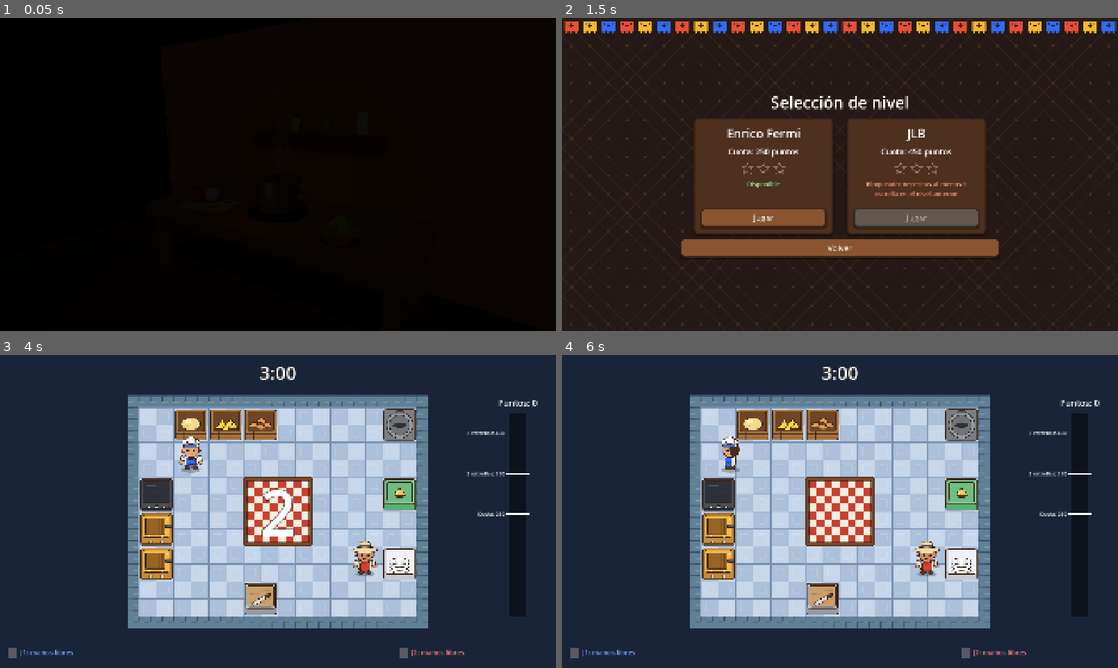
Above: before the commit, frames 1-4 (two rows, left to right).
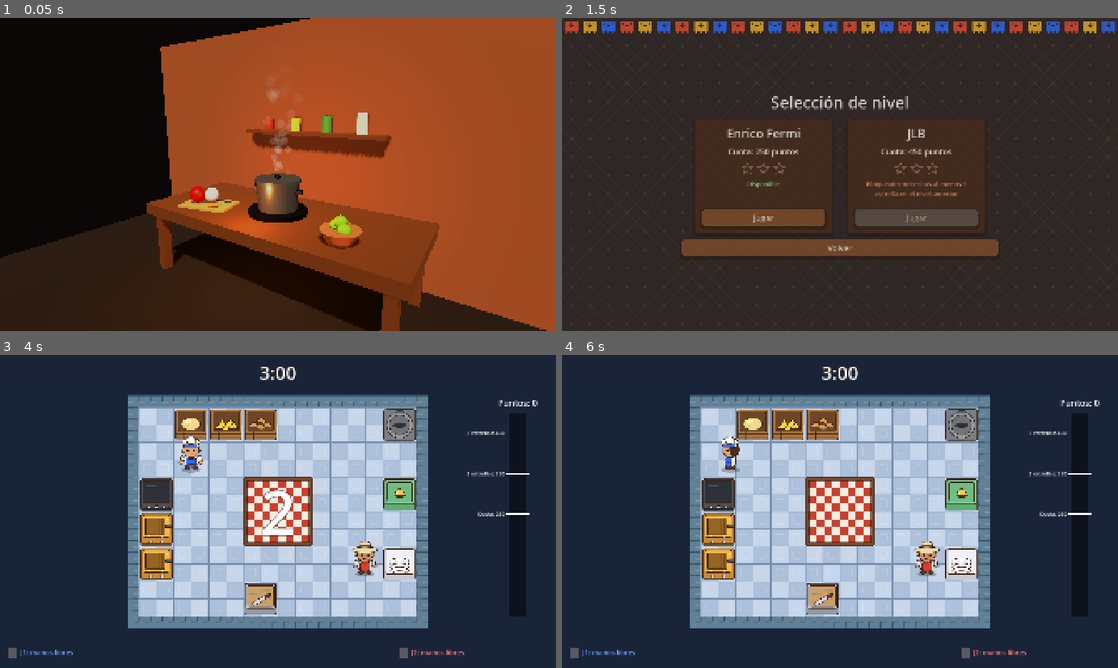
Above: after the commit, the same moments.

Repository: Penteo/traditional-kitchen
Game: Godot game, scene res://scenes/main/main.tscn
The game is run twice, just before and just after one commit, with the same random seed, the same clock (stepped at 60 frames per second) and the same inputs.
Inputs (mouse positions are in pixels of both pictures, inside the frame that each line leads up to):
- Up to frame 1 (0.05 s): no input
- Up to frame 2 (1.5 s): tap Enter (ui_accept) at 0.5, 0.77 s; move the mouse to (962, 158) at 0.52 s; hold D (j1_derecha) 0.53-1.25 s; tap F (j1_interactuar) at 0.6 s; click (962, 158) at 0.67 s; click "Jugar" at 1.25 s
- Up to frame 3 (4 s): click "Jugar" at 2 s; tap Enter (ui_accept) at 2.75, 3.02, 3.5 s; move the mouse to (166, 527) at 2.77 s; hold S (j1_abajo) 2.78-3.53 s; tap G (j1_procesar) at 2.85 s; click (166, 527) at 2.92 s; move the mouse to (333, 442) at 3.52 s; hold D (j1_derecha) from 3.53 s (still down); tap . (j2_interactuar) at 3.6 s; click (333, 442) at 3.67 s
- Up to frame 4 (6 s): move the mouse to (812, 574) at 4.27 s; release D (j1_derecha) at 4.28 s; hold W (j1_arriba) 4.28-5.03 s; tap / (j2_procesar) at 4.35 s; click (812, 574) at 4.42 s; tap Enter (ui_accept) at 4.52, 5.27, 5.75 s; move the mouse to (1006, 558) at 5.02 s; hold A (j1_izquierda) from 5.03 s (still down); tap T at 5.1 s; click (1006, 558) at 5.17 s; move the mouse to (673, 464) at 5.77 s; tap 1 at 5.85 s; click (673, 464) at 5.92 s

The runs differ from the first frame. In frame 1, 75% of the frame differs, in the area x 0-100%, y 0-100%; in frame 2, 6.2%; in frame 3, 0.2%; in frame 4, less than 0.1%.

Commit message:
feat: efectos visuales (vapor, humo, chispas, puntos flotantes, polvo, fundidos)

Diff:
--- a/scripts/vista/chef_view.gd
+++ b/scripts/vista/chef_view.gd
@@ -22,6 +22,7 @@
 
 var _chef: Chef = null
 var _sprite: AnimatedSprite2D = null
+var _polvo: CPUParticles2D = null
 var _tiempo: float = 0.0
 var _parpadeo: float = 0.0
 var _direccion_dibujada: Chef.Direccion = Chef.Direccion.ABAJO
@@ -101,6 +102,7 @@
 					push_warning("ChefView: falta %s, se usa el dibujo provisional." % ruta)
 					return
 				frames.add_frame(nombre, load(ruta) as Texture2D)
+	_crear_polvo()
 	_sprite = AnimatedSprite2D.new()
 	_sprite.sprite_frames = frames
 	_sprite.scale = Vector2(ESCALA_SPRITE, ESCALA_SPRITE)
@@ -131,6 +133,27 @@
 	# Accion invalida: el chef sacude la cabeza de lado a lado.
 	var temblor := sin(_tiempo * 60.0) * 3.0 if _parpadeo > 0.0 else 0.0
 	_sprite.position = POSICION_SPRITE + Vector2(temblor, 0.0)
+	_polvo.emitting = _se_mueve()
+
+
+## Polvo bajo los pies mientras el chef camina.
+func _crear_polvo() -> void:
+	_polvo = CPUParticles2D.new()
+	_polvo.position = Vector2(0.0, 30.0)
+	_polvo.show_behind_parent = true
+	_polvo.texture = EfectosVisuales.textura("particula.png")
+	_polvo.emitting = false
+	_polvo.amount = 10
+	_polvo.lifetime = 0.45
+	_polvo.direction = Vector2(0.0, -1.0)
+	_polvo.spread = 70.0
+	_polvo.gravity = Vector2.ZERO
+	_polvo.initial_velocity_min = 10.0
+	_polvo.initial_velocity_max = 30.0
+	_polvo.scale_amount_min = 0.12
+	_polvo.scale_amount_max = 0.3
+	_polvo.color = Color(0.82, 0.7, 0.52, 0.55)
+	add_child(_polvo)
 
 
 func _vista_actual() -> String:
--- /dev/null
+++ b/scripts/vista/efectos_visuales.gd
@@ -0,0 +1,180 @@
+class_name EfectosVisuales
+extends Node2D
+## Efectos de la partida: vapor y humo en las estaciones que cocinan, migas al cortar y chispas con
+## puntos flotantes al ganar o perder puntos. Solo escucha senales: no cambia nada de la logica.
+
+const CARPETA_ARTE: String = "res://assets/art/efectos/"
+const COLOR_GANA: Color = Color(1.0, 0.92, 0.45)
+const COLOR_PIERDE: Color = Color(1.0, 0.42, 0.38)
+const CONTORNO: Color = Color(0.15, 0.09, 0.06)
+
+static var _cache: Dictionary = {}
+
+var _barra: Estacion = null
+
+
+## Textura de particula (null si falta el PNG; las particulas se dibujan entonces como cuadritos).
+static func textura(nombre: String) -> Texture2D:
+	if _cache.has(nombre):
+		return _cache[nombre] as Texture2D
+	var ruta := CARPETA_ARTE + nombre
+	var cargada: Texture2D = null
+	if ResourceLoader.exists(ruta):
+		cargada = load(ruta) as Texture2D
+	_cache[nombre] = cargada
+	return cargada
+
+
+func vincular(sesion: GameSession, estaciones: Array[Estacion]) -> void:
+	for estacion in estaciones:
+		if estacion is BarraEntrega:
+			_barra = estacion
+		var coccion := estacion as EstacionCoccion
+		if coccion != null:
+			_preparar_vapor(coccion)
+		var tabla := estacion as TablaCortar
+		if tabla != null:
+			tabla.corte_iniciado.connect(_migas.bind(tabla))
+	sesion.puntuacion.puntaje_cambiado.connect(_al_cambiar_puntaje)
+
+
+# --- Vapor y humo de las estaciones de coccion ----------------------------------------------
+
+func _preparar_vapor(coccion: EstacionCoccion) -> void:
+	var emisor := _emisor(coccion.position + Vector2(0.0, -20.0), "particula.png")
+	emisor.emitting = false
+	emisor.direction = Vector2(0.0, -1.0)
+	emisor.spread = 25.0
+	emisor.gravity = Vector2(0.0, -20.0)
+	emisor.color_ramp = _rampa(0.25)
+	coccion.estado_cambiado.connect(_al_cambiar_estado.bind(coccion, emisor))
+	_ajustar_vapor(emisor, coccion.estado)
+
+
+func _al_cambiar_estado(nuevo: EstacionCoccion.Estado, coccion: EstacionCoccion, emisor: CPUParticles2D) -> void:
+	_ajustar_vapor(emisor, nuevo)
+	if nuevo == EstacionCoccion.Estado.LISTO:
+		_destello(coccion.position + Vector2(0.0, -10.0), Color(1.0, 0.95, 0.7), 8)
+
+
+func _ajustar_vapor(emisor: CPUParticles2D, estado: EstacionCoccion.Estado) -> void:
+	match estado:
+		EstacionCoccion.Estado.VACIA:
+			emisor.emitting = false
+			return
+		EstacionCoccion.Estado.PROCESANDO:
+			_configurar_vapor(emisor, 6, 1.4, 20.0, 35.0, 0.5, 0.9, Color(1.0, 1.0, 1.0, 0.7))
+		EstacionCoccion.Estado.LISTO:
+			_configurar_vapor(emisor, 10, 1.4, 30.0, 50.0, 0.6, 1.0, Color(1.0, 0.95, 0.75, 0.85))
+		EstacionCoccion.Estado.PELIGRO:
+			_configurar_vapor(emisor, 14, 0.9, 40.0, 70.0, 0.6, 1.0, Color(0.6, 0.6, 0.62, 0.9))
+		EstacionCoccion.Estado.QUEMADO:
+			_configurar_vapor(emisor, 14, 1.8, 35.0, 60.0, 0.8, 1.4, Color(0.14, 0.12, 0.12, 0.95))
+	emisor.emitting = true
+
+
+func _configurar_vapor(emisor: CPUParticles2D, cantidad: int, vida: float, v_min: float, v_max: float, e_min: float, e_max: float, color: Color) -> void:
+	emisor.amount = cantidad
+	emisor.lifetime = vida
+	emisor.initial_velocity_min = v_min
+	emisor.initial_velocity_max = v_max
+	emisor.scale_amount_min = e_min
+	emisor.scale_amount_max = e_max
+	emisor.color = color
+
+
+# --- Migas, chispas y puntos flotantes ------------------------------------------------------
+
+func _migas(tabla: TablaCortar) -> void:
+	var emisor := _emisor(tabla.position + Vector2(0.0, -10.0), "particula.png")
+	emisor.one_shot = true
+	emisor.amount = 10
+	emisor.lifetime = 0.5
+	emisor.explosiveness = 1.0
+	emisor.direction = Vector2(0.0, -1.0)
+	emisor.spread = 120.0
+	emisor.gravity = Vector2(0.0, 500.0)
+	emisor.initial_velocity_min = 90.0
+	emisor.initial_velocity_max = 170.0
+	emisor.scale_amount_min = 0.15
+	emisor.scale_amount_max = 0.3
+	emisor.color = Color(0.96, 0.86, 0.58)
+	emisor.emitting = true
+	_autodestruir(emisor, 1.0)
+
+
+func _destello(punto: Vector2, color: Color, cantidad: int) -> void:
+	var emisor := _emisor(punto, "chispa.png")
+	emisor.one_shot = true
+	emisor.amount = cantidad
+	emisor.lifetime = 0.8
+	emisor.explosiveness = 1.0
+	emisor.direction = Vector2(0.0, -1.0)
+	emisor.spread = 180.0
+	emisor.gravity = Vector2(0.0, 260.0)
+	emisor.initial_velocity_min = 120.0
+	emisor.initial_velocity_max = 260.0
+	emisor.scale_amount_min = 0.35
+	emisor.scale_amount_max = 0.7
+	emisor.color = color
+	emisor.color_ramp = _rampa(0.7, true)
+	emisor.emitting = true
+	_autodestruir(emisor, 1.3)
+
+
+func _al_cambiar_puntaje(_puntos: int, cambio: int) -> void:
+	if cambio == 0:
+		return
+	var punto := _posicion_barra()
+	if cambio > 0:
+		_destello(punto, Color(1.0, 0.85, 0.3), 16)
+		_texto_flotante("+%d" % cambio, punto, COLOR_GANA)
+	else:
+		_texto_flotante("%d" % cambio, punto, COLOR_PIERDE)
+
+
+func _posicion_barra() -> Vector2:
+	return _barra.position if _barra != null else Vector2(960.0, 540.0)
+
+
+func _texto_flotante(texto: String, origen: Vector2, color: Color) -> void:
+	var etiqueta := Label.new()
+	etiqueta.text = texto
+	etiqueta.size = Vector2(200.0, 60.0)
+	etiqueta.horizontal_alignment = HORIZONTAL_ALIGNMENT_CENTER
+	etiqueta.add_theme_font_size_override("font_size", 48)
+	etiqueta.add_theme_color_override("font_color", color)
+	etiqueta.add_theme_color_override("font_outline_color", CONTORNO)
+	etiqueta.add_theme_constant_override("outline_size", 10)
+	etiqueta.position = origen - etiqueta.size / 2.0 + Vector2(0.0, -70.0)
+	etiqueta.pivot_offset = etiqueta.size / 2.0
+	etiqueta.scale = Vector2(0.4, 0.4)
+	add_child(etiqueta)
+	var animacion := create_tween()
+	animacion.set_parallel(true)
+	animacion.tween_property(etiqueta, "scale", Vector2.ONE, 0.25).set_trans(Tween.TRANS_BACK).set_ease(Tween.EASE_OUT)
+	animacion.tween_property(etiqueta, "position:y", etiqueta.position.y - 80.0, 1.1).set_ease(Tween.EASE_OUT)
+	animacion.tween_property(etiqueta, "modulate:a", 0.0, 0.5).set_delay(0.7)
+	animacion.chain().tween_callback(etiqueta.queue_free)
+
+
+# --- Utilidades -----------------------------------------------------------------------------
+
+func _emisor(punto: Vector2, nombre_textura: String) -> CPUParticles2D:
+	var emisor := CPUParticles2D.new()
+	emisor.position = punto
+	emisor.texture = textura(nombre_textura)
+	add_child(emisor)
+	return emisor
+
+
+## Aparece suave, se mantiene y se desvanece (opcionalmente sin aparecer de golpe).
+func _rampa(punto_medio: float, empieza_visible: bool = false) -> Gradient:
+	var rampa := Gradient.new()
+	rampa.offsets = PackedFloat32Array([0.0, punto_medio, 1.0])
+	rampa.colors = PackedColorArray([Color(1.0, 1.0, 1.0, 1.0 if empieza_visible else 0.0), Color(1.0, 1.0, 1.0, 1.0), Color(1.0, 1.0, 1.0, 0.0)])
+	return rampa
+
+
+func _autodestruir(nodo: Node, segundos: float) -> void:
+	get_tree().create_timer(segundos).timeout.connect(nodo.queue_free)
--- a/scripts/vista/escena_cocina_view.gd
+++ b/scripts/vista/escena_cocina_view.gd
@@ -27,6 +27,7 @@
 var _opciones: Pantalla = null
 var _resultados: ResultadosView = null
 var _sesion: GameSession = null
+var _efectos: EfectosVisuales = null
 
 
 ## MenuController entrega el nivel antes de anadir la escena al arbol.
@@ -84,6 +85,9 @@
 	_sesion.estado_cambiado.connect(_actualizar_controles)
 	_sesion.pausa_cambiada.connect(_actualizar_controles)
 	_conectar_audio(estaciones)
+	_efectos = EfectosVisuales.new()
+	add_child(_efectos)
+	_efectos.vincular(_sesion, estaciones)
 	_actualizar_controles(null)
 
 
@@ -92,6 +96,7 @@
 		_quitar(chef)
 	_chefs.clear()
 	_quitar(_controlador)
+	_quitar(_efectos)
 	_quitar(_nivel_escena)
 	_quitar(_hud)
 	_quitar(_pausa)
@@ -99,6 +104,7 @@
 	_quitar(_resultados)
 	_controlador = null
 	_nivel_escena = null
+	_efectos = null
 	_hud = null
 	_pausa = null
 	_opciones = null
--- a/scripts/vista/hud_view.gd
+++ b/scripts/vista/hud_view.gd
@@ -134,6 +134,9 @@
 
 func _al_cambiar_cuenta(valor: int) -> void:
 	_cuenta.text = str(valor)
+	_cuenta.pivot_offset = _cuenta.size / 2.0
+	_cuenta.scale = Vector2(1.5, 1.5)
+	create_tween().tween_property(_cuenta, "scale", Vector2.ONE, 0.35).set_trans(Tween.TRANS_BACK).set_ease(Tween.EASE_OUT)
 
 
 func _al_cambiar_estado(estado: GameSession.Estado) -> void:
@@ -197,7 +200,7 @@
 	relleno.size = Vector2(ANCHO_BARRA_PEDIDO, ALTO_BARRA_PEDIDO)
 	barra.add_child(relleno)
 	caja.add_child(barra)
-	_barras_pedido.append({"pedido": pedido, "relleno": relleno})
+	_barras_pedido.append({"pedido": pedido, "relleno": relleno, "tarjeta": tarjeta})
 	if not _numeros_vistos.has(pedido.numero):
 		_numeros_vistos.append(pedido.numero)
 		_animar_entrada(tarjeta)
@@ -232,12 +235,24 @@
 		var relleno: ColorRect = entrada["relleno"]
 		var fraccion := clampf(pedido.fraccion_restante(), 0.0, 1.0)
 		relleno.size = Vector2(ANCHO_BARRA_PEDIDO * fraccion, ALTO_BARRA_PEDIDO)
+		var urgencia := 0.0
 		if fraccion > 0.5:
 			relleno.color = COLOR_VERDE
 		elif fraccion >= 0.25:
 			relleno.color = COLOR_AMBAR
 		else:
 			relleno.color = COLOR_ROJO
+			urgencia = 0.5 + 0.5 * sin(Time.get_ticks_msec() / 110.0)
+		# Pedido por vencer: la tarjeta parpadea en rojo suave.
+		var tarjeta := entrada["tarjeta"] as Control
+		if tarjeta != null:
+			var tono := 1.0 - 0.3 * urgencia
+			tarjeta.modulate = Color(1.0, tono, tono, tarjeta.modulate.a)
+
+
+func _process(_delta: float) -> void:
+	if not _barras_pedido.is_empty():
+		_refrescar_barras()
 
 
 func _actualizar_chefs() -> void:
--- a/scripts/vista/pantalla.gd
+++ b/scripts/vista/pantalla.gd
@@ -13,6 +13,11 @@
 	theme = TemaUI.obtener()
 	set_anchors_and_offsets_preset(Control.PRESET_FULL_RECT)
 	_construir()
+	# Entrada con fundido (tambien durante la pausa del juego).
+	modulate.a = 0.0
+	var entrada := create_tween()
+	entrada.set_pause_mode(Tween.TWEEN_PAUSE_PROCESS)
+	entrada.tween_property(self, "modulate:a", 1.0, 0.25)
 
 
 ## Cada pantalla concreta arma aqui sus controles.
Binary file added: assets/art/efectos/chispa.png
Binary file added: assets/art/efectos/particula.png
